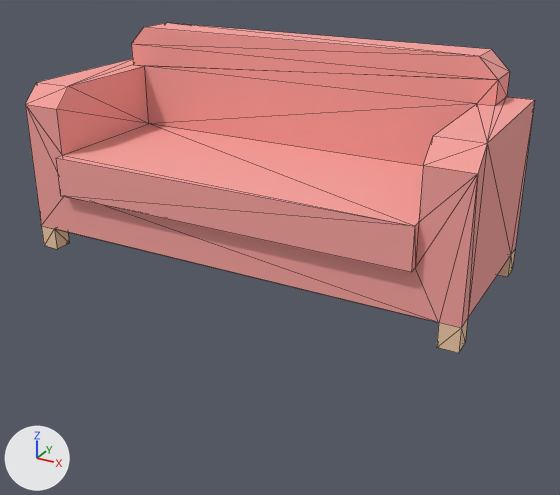
Renders of the glTF model assets/3d/furniture/ready/coastal_sofa.glb from each side of a commit.
Rendered twice from a camera (50 mm lens) standing at (1.272, -1.161, 0.717) and looking at (0.622, 0.021, 0.126). The lights are fixed; the arrows at lower left show +X, +Y and +Z. The first picture is the older version. Mesh edges are drawn as thin lines. Vertices at exactly the same position are counted once.

In view in the first picture: 'loungeSofa(Clone)'.
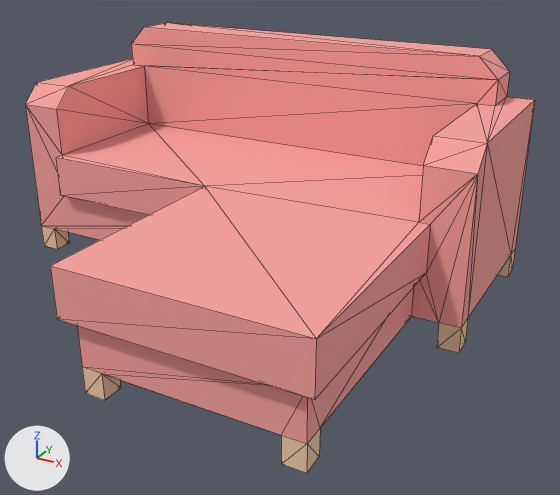
Boxes (x1, y1, x2, y2) around the edits, measured in the pictures (560 x 495 px):
'loungeSofa(Clone)', reshaped (36% taller)
    before: (25, 23, 535, 353)
    after: (25, 23, 535, 473)
part 1 of me_mesh_loungesofa, built on
    before: (42, 124, 477, 323)
    after: (42, 124, 477, 473)

The edits, one by one:
me_mesh_loungesofa is used by ob_loungesofa_clone; location (0.0, 0.0, 0.0).
me_mesh_loungesofa had 66 vertices, 128 faces and spanned x 0.0..0.98, y 0.0..0.41, z 0.0..0.46.
me_mesh_loungesofa now has 95 vertices, 186 faces and spans x 0.0..0.98, y -0.41..0.41, z 0.0..0.46.
Part 1, on me_mesh_loungesofa:
3 vertices are removed from x 0.89, y 0.0..0.02, z 0.145..0.23.
18 faces are deleted.
18 vertices are added at x 0.47..0.91, y -0.41..0.02, z 0.0..0.23.
8 new vertices lie (0.04, 0.0, 0.0) away from vertices in x 0.49..0.85, y -0.39..-0.35, z 0.0..0.05.
6 new vertices lie (0.0, 0.0, 0.09) away from vertices in x 0.47..0.91, y -0.41..0.02, z 0.05..0.14.
56 new faces join them, mat_carpet (pink #f9a39e).
20 new faces join them, mat_wood (beige #f3cca8).
